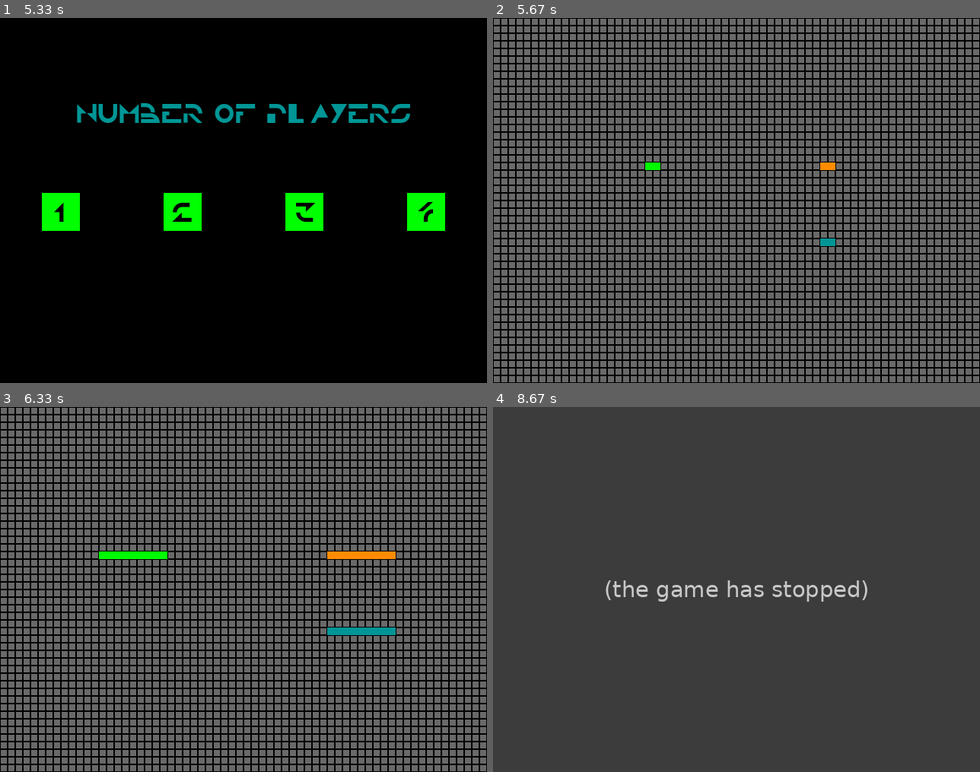
Above: before the commit, frames 1-4 (two rows, left to right).
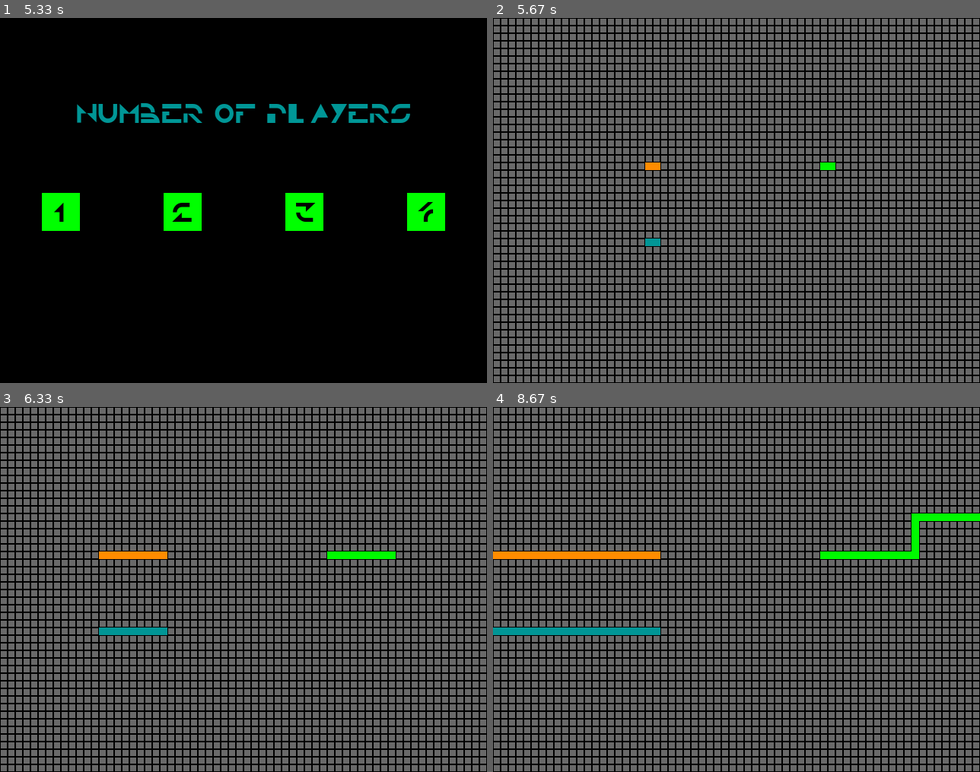
Above: after the commit, the same moments.

Repository: chiunaomi/Revamping-Tron-AI
Game: pygame game, started from main.py
Two runs of this game, one before a commit and one after it. Both use one fixed random seed, a clock stepped at 60 frames per second and the inputs below.
Inputs (mouse positions are in pixels of both pictures, inside the frame that each line leads up to):
- Up to frame 1 (5.33 s): tap Space at 1.33 s
- Up to frame 2 (5.67 s): click (794, 233) at 5.45 s
- Up to frame 3 (6.33 s): hold Left 5.73-6.2 s; move the mouse to (116, 454) at 5.77 s; tap Space at 5.8, 6.1, 6.3 s; hold Right from 6.23 s (still down)
- Up to frame 4 (8.67 s): release Right at 6.7 s; hold Up 6.73-7.2 s; tap Space at 6.8, 7.3, 8.37 s; hold Right 7.23-7.7 s; hold Down 8.3-8.6 s; hold Left from 8.63 s (still down)

Frame 1 is identical in both runs. In frame 2, 0.3% of the frame differs, in the area x 31-71%, y 39-63%; in frame 3, 1.2%; in frame 4, 100%, in the area x 0-100%, y 0-100%.
Error before the commit: AttributeError: 'TronModel' object has no attribute 'player1' (keycontrol.py line 41); the game stopped at 8.63 s (later frames are placeholders)

Commit message:
Added controls for up to four players and crash recognition in progress

Diff:
--- a/keycontrol.py
+++ b/keycontrol.py
@@ -19,49 +19,72 @@
             if cursor[1] > 250 and cursor[1] < 300:
                 if cursor[0] > 55 and cursor[0] < 105:
                     self.model.num_players = 1
-                    print(self.model.num_players)
                     return True
                 if cursor[0] > 215 and cursor[0] < 265:
                     self.model.num_players = 2
-                    print(self.model.num_players)
                     return True
                 if cursor[0] > 375 and cursor[0] < 435:
                     self.model.num_players = 3
-                    print(self.model.num_players)
                     return True
                 if cursor[0] > 535 and cursor[0] < 585:
                     self.model.num_players = 4
-                    print(self.model.num_players)
                     return True
 
     def handle_event(self, event):
         if event.type != KEYDOWN:
             return #if no keys were pressed it quits
-        if event.key == pygame.K_LEFT and self.model.game_over != True:
+
+        if event.key == pygame.K_a and self.model.player1.alive == True and self.model.game_over != True:
             if self.model.player1.dir != "r":
                 self.model.player1.dir = "l"
-        if event.key == pygame.K_RIGHT and self.model.game_over != True:
+        if event.key == pygame.K_d and self.model.player1.alive == True and self.model.game_over != True:
             if self.model.player1.dir != "l":
                 self.model.player1.dir = "r"
-        if event.key == pygame.K_DOWN and self.model.game_over != True:
+        if event.key == pygame.K_s and self.model.player1.alive == True and self.model.game_over != True:
             if self.model.player1.dir != "u":
                 self.model.player1.dir = "d"
-        if event.key == pygame.K_UP and self.model.game_over != True:
+        if event.key == pygame.K_w and self.model.player1.alive == True and self.model.game_over != True:
             if self.model.player1.dir != "d":
                 self.model.player1.dir = "u"
 
-        if event.key == pygame.K_a and self.model.game_over != True:
+        if event.key == pygame.K_LEFT and self.model.player2.alive == True and self.model.game_over != True:
             if self.model.player2.dir != "r":
                 self.model.player2.dir = "l"
-        if event.key == pygame.K_d and self.model.game_over != True:
+        if event.key == pygame.K_RIGHT and self.model.player2.alive == True and self.model.game_over != True:
             if self.model.player2.dir != "l":
                 self.model.player2.dir = "r"
-        if event.key == pygame.K_s and self.model.game_over != True:
+        if event.key == pygame.K_DOWN and self.model.player2.alive == True and self.model.game_over != True:
             if self.model.player2.dir != "u":
                 self.model.player2.dir = "d"
-        if event.key == pygame.K_w and self.model.game_over != True:
+        if event.key == pygame.K_UP and self.model.player2.alive == True and self.model.game_over != True:
             if self.model.player2.dir != "d":
                 self.model.player2.dir = "u"
+
+        if event.key == pygame.K_v and self.model.player3.alive == True and self.model.game_over != True:
+            if self.model.player3.dir != "r":
+                self.model.player3.dir = "l"
+        if event.key == pygame.K_n and self.model.player3.alive == True and self.model.game_over != True:
+            if self.model.player3.dir != "l":
+                self.model.player3.dir = "r"
+        if event.key == pygame.K_b and self.model.player3.alive == True and self.model.game_over != True:
+            if self.model.player3.dir != "u":
+                self.model.player3.dir = "d"
+        if event.key == pygame.K_g and self.model.player3.alive == True and self.model.game_over != True:
+            if self.model.player3.dir != "d":
+                self.model.player3.dir = "u"
+
+        if event.key == pygame.K_k and self.model.player4.alive == True and self.model.game_over != True:
+            if self.model.player4.dir != "r":
+                self.model.player4.dir = "l"
+        if event.key == pygame.K_l and self.model.player4.alive == True and self.model.game_over != True:
+            if self.model.player4.dir != "l":
+                self.model.player4.dir = "r"
+        if event.key == pygame.K_k and self.model.player4.alive == True and self.model.game_over != True:
+            if self.model.player4.dir != "u":
+                self.model.player4.dir = "d"
+        if event.key == pygame.K_i and self.model.player4.alive == True and self.model.game_over != True:
+            if self.model.player4.dir != "d":
+                self.model.player4.dir = "u"
 
         if event.key == pygame.K_SPACE and self.model.end_start == False:
             return True
--- a/main.py
+++ b/main.py
@@ -35,6 +35,7 @@
                     if event.type == QUIT: #if the window is closed, break out of the two while loops and go to pygame.quit()
                         running = False
                         end_start = True
+                        end_setup = True
                         game_over = True
                     if controller.handle_event(event):
                         model.end_start = True
--- a/player.py
+++ b/player.py
@@ -7,7 +7,7 @@
 
 class Player(object):
     """Contains player's location, direction and speed, as well as their color"""
-    def __init__(self, draw_screen, dimension, start_posx, start_posy, direction, color=(255,255,255)):
+    def __init__(self, draw_screen, dimension, start_posx, start_posy, direction, color_name, color=(255,255,255)):
         self.draw_screen = draw_screen
         self.width = dimension
         self.height = dimension
@@ -17,7 +17,10 @@
         self.vy = 0
         self.dir = direction
         self.color = color
+        self.name = color_name
+        self.last_seen = None
         self.current_cell = None
+        self.alive = True
 
     def draw(self):
         line_width = .5
@@ -48,7 +51,11 @@
         """Determines what happens if a player runs of the screen.
         Used by the model to check if a player has lost."""
         if self.x == 640 or self.x == -10:
+            self.alive = False
+            self.dir = None
             return True
         if self.y == -10 or self.y == 480:
+            self.alive = False
+            self.dir = None
             return True
         return False
--- a/tronmodel.py
+++ b/tronmodel.py
@@ -20,12 +20,13 @@
         self.width = width
         self.height = height
         self.cell_length = cell_length
-        self.cell_lst = []
-        self.player_paths = []
-        self.player_colors = ((255,140,0),(0,250,0),(0,150,150),(255,0,0))
+        self.cell_lst = set()
+        self.player_paths = set()
+        self.player_colors = [(255,140,0),(0,250,0),(0,150,150),(255,0,0)]
+        self.color_strings = ["Orange","Green","Blue","Red"]
         for i in range(self.height//cell_length):
             for j in range(self.width//cell_length):
-                self.cell_lst.append(Cell(self.screen,(i*self.cell_length,j*self.cell_length),cell_length))
+                self.cell_lst.add(Cell(self.screen,(i*self.cell_length,j*self.cell_length),cell_length))
         self.game_over = False
         self.end_start = False
         self.end_setup = False
@@ -33,23 +34,27 @@
     def init_players(self):
         "Initiates number of players specified by user input"
         if self.num_players == 1:
-            self.player1 = Player(self.screen,10,(self.width/2+100),(self.height/2),"r",self.player_colors[0])
+            self.player1 = Player(self.screen,10,(self.width/2-100),(self.height/2),"l",self.color_strings[0],self.player_colors[0])
             self.players = [self.player1]
+            print(self.players)
         if self.num_players == 2:
-            self.player1 = Player(self.screen,10,(self.width/2+100),(self.height/2),"r",self.player_colors[0])
-            self.player2 = Player(self.screen,10,(self.width/2-100),(self.height/2),"l",self.player_colors[1])
+            self.player1 = Player(self.screen,10,(self.width/2-100),(self.height/2),"l",self.color_strings[0],self.player_colors[0])
+            self.player2 = Player(self.screen,10,(self.width/2+100),(self.height/2),"r",self.color_strings[1],self.player_colors[1])
             self.players = [self.player1,self.player2]
+            print(self.players)
         if self.num_players == 3:
-            self.player1 = Player(self.screen,10,(self.width/2+100),(self.height/2-50),"r",self.player_colors[0])
-            self.player2 = Player(self.screen,10,(self.width/2-100),(self.height/2-50),"l",self.player_colors[1])
-            self.player3 = Player(self.screen,10,(self.width/2+100),(self.height/2+50),"r",self.player_colors[2])
+            self.player1 = Player(self.screen,10,(self.width/2-100),(self.height/2-50),"l",self.color_strings[0],self.player_colors[0])
+            self.player2 = Player(self.screen,10,(self.width/2+100),(self.height/2-50),"r",self.color_strings[1],self.player_colors[1])
+            self.player3 = Player(self.screen,10,(self.width/2-100),(self.height/2+50),"l",self.color_strings[2],self.player_colors[2])
             self.players = [self.player1,self.player2,self.player3]
+            print(self.players)
         if self.num_players == 4:
-            self.player1 = Player(self.screen,10,(self.width/2+100),(self.height/2-50),"r",self.player_colors[0])
-            self.player2 = Player(self.screen,10,(self.width/2-100),(self.height/2-50),"l",self.player_colors[1])
-            self.player3 = Player(self.screen,10,(self.width/2+100),(self.height/2+50),"r",self.player_colors[2])
-            self.player4 = Player(self.screen,10,(self.width/2-100),(self.height/2+50),"l",self.player_colors[3])
+            self.player1 = Player(self.screen,10,(self.width/2-100),(self.height/2-50),"l",self.color_strings[0],self.player_colors[0])
+            self.player2 = Player(self.screen,10,(self.width/2+100),(self.height/2-50),"r",self.color_strings[1],self.player_colors[1])
+            self.player3 = Player(self.screen,10,(self.width/2-100),(self.height/2+50),"l",self.color_strings[2],self.player_colors[2])
+            self.player4 = Player(self.screen,10,(self.width/2+100),(self.height/2+50),"r",self.color_strings[3],self.player_colors[3])
             self.players = [self.player1,self.player2,self.player3,self.player4]
+            print(self.players)
 
     def _draw_players(self):
         """Calls the player objects' draw functions"""
@@ -59,46 +64,38 @@
     def in_cell(self):
         """Loops through cell_lst to find the cell whose xrange contains player.x
         and whose yrange contains player.y, and sets the player location to be within that cell."""
-        for cell in self.cell_lst:
-            if self.player1.x in cell.xrange and self.player1.y in cell.yrange:
-                self.player1.current_cell = cell
-                break
-        for cell in self.cell_lst:
-            if self.player2.x in cell.xrange and self.player2.y in cell.yrange:
-                self.player2.current_cell = cell
-                break
+        for player in self.players:
+            for cell in self.cell_lst:
+                if player.x in cell.xrange and player.y in cell.yrange:
+                    player.current_cell = cell
+                    break
 
     def update(self):
         """Checks for new inputs and updates the game model."""
+        player_num = 0
         for player in self.players:
+            player_num += 1
             player.update()
-        if self.player1.crash():
-            self.end_game("GREEN ",(0,250,0))
-        if self.player2.crash():
-            self.end_game("ORANGE ",(255,140,0))
+            player.last_seen = player.current_cell
 
-        last_seen_p1 = self.player1.current_cell
-        last_seen_p2 = self.player2.current_cell
-        # Saving the player locations before updating in order to test to see if the players
-        # have entered a new cell.
         self.in_cell()
-        if self.player1.current_cell != last_seen_p1:
-            self.player_paths.append(last_seen_p1)
-        if self.player2.current_cell != last_seen_p2:
-            self.player_paths.append(last_seen_p2)
+        for player in self.players:
+            if player.current_cell != player.last_seen:
+                self.player_paths.add(player.last_seen)
         #If the player has left a cell and moved into another, the vacated cell is
         #added to the list of cells that have been hit
-
-        if self.player1.current_cell in self.player_paths:
-            self.end_game("GREEN ",(0,250,0))
-        if self.player2.current_cell in self.player_paths:
-            self.end_game("ORANGE ",(255,140,0))
+            if player.current_cell in self.player_paths:
+                self.players.remove(player)
+                print(self.players)
+                player.alive = False
+        if len(self.players) == 1:
+            self.end_game(self.players[0].name,self.players[0].color)
 
     def end_game(self,player,color):
         """Contains end game protocol and end game display."""
         black = (0, 0, 0)
         font = pygame.font.Font(os.path.join(os.path.dirname(os.path.realpath(__file__)),'TRON.TTF'), 25)
-        label1= font.render(player + "WINS!", 1, color)
+        label1= font.render(player + " WINS!", 1, color)
         label2 = font.render("Press Space to Restart", 1, (255,255,255))
         self.screen.fill(black)
         self.screen.blit(label1,(185,100))
